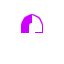
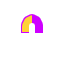
The second 64 × 64 image is a revision of the first. Changes to its layers:
painted on "Layer #3" over (x1=22, y1=15, x2=42, y2=32)